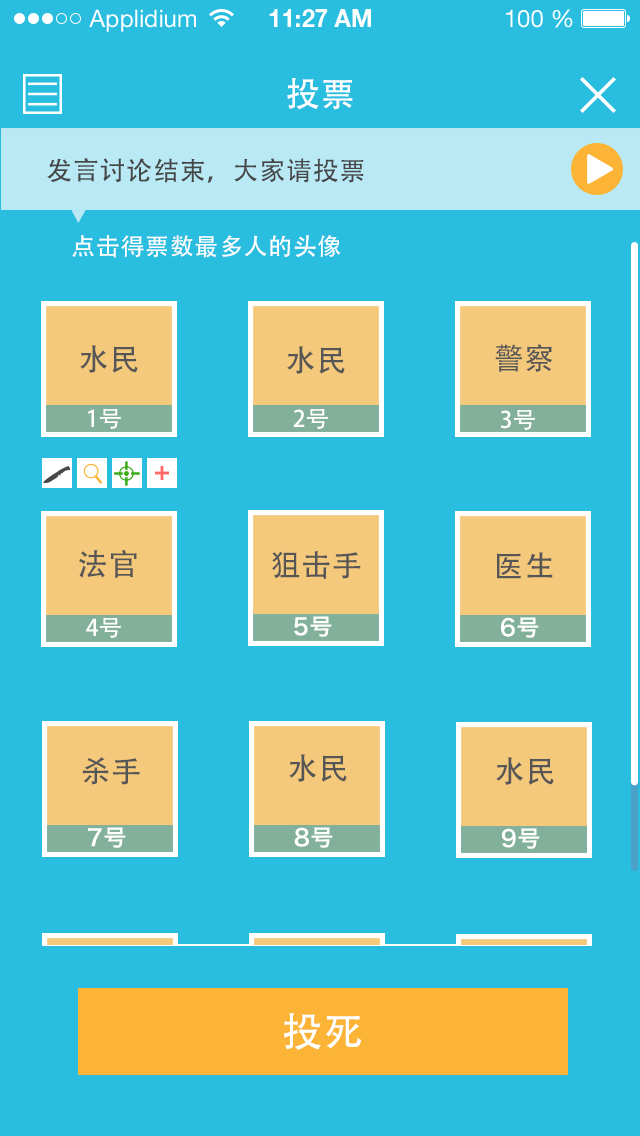
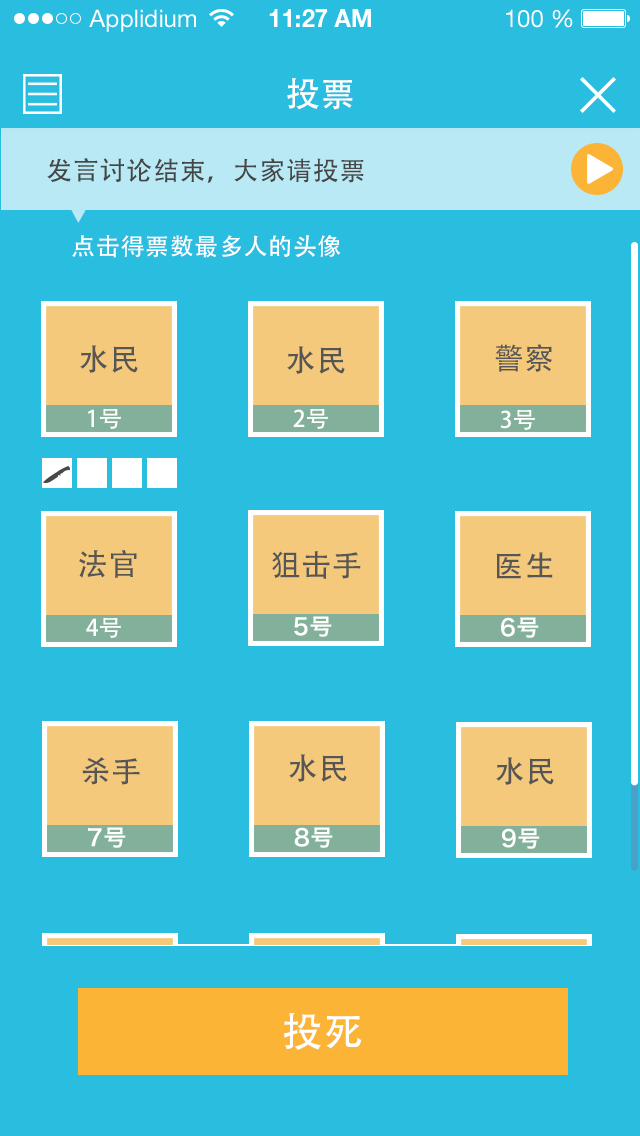
Revision of a layered w=640, h=1136 image; what changed, layer by layer:
hid "椭圆 2 拷贝" over [124, 471, 129, 476]
hid "矩形 10 拷贝 4" over [114, 472, 123, 475]
hid "矩形 10 拷贝 2" over [131, 472, 140, 475]
hid "圆角矩形 11" (2nd of 2, in "组 4") over [95, 475, 102, 484]
hid "椭圆 2 拷贝 3" over [83, 463, 99, 479]
hid "矩形 10 拷贝 3" over [125, 477, 128, 486]
hid "矩形 10" over [125, 461, 128, 470]
hid "椭圆 2 拷贝 2" over [119, 466, 134, 481]
hid "矩形 10 拷贝" (2nd of 2, in "组 4") over [155, 466, 169, 480]
